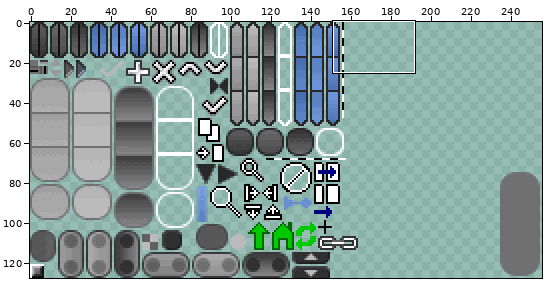
Two states of a sprite sheet, src/de/matthiasmann/twlthemeeditor/gui.png. The picture above shows the old version from afar; the outline marks the close-up.
Close-up. Old version:
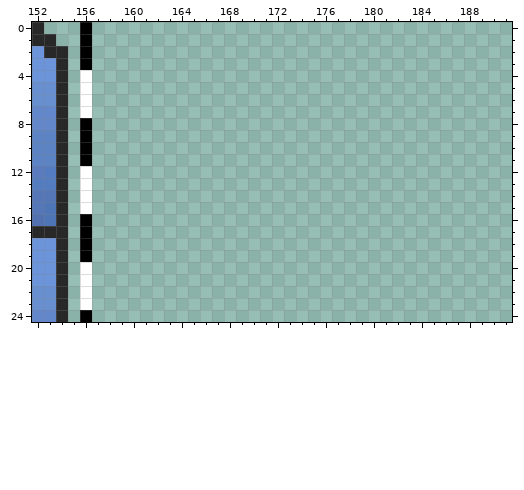
The file is 256x128 pixels. Pixels under 10% opacity are left out. Colours within 5 levels of each other are drawn and written as one. Shown: x 152..191, y 0..24. The commit also changed other parts of the picture, which this record leaves out.
Once edited:
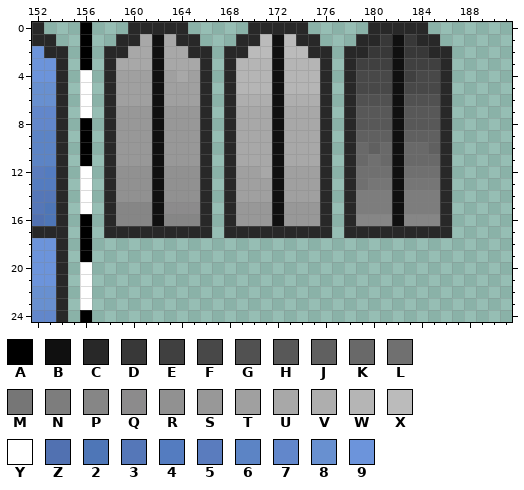
Palette (. is transparent): A #000000  B #101010  C #282828  D #383838  E #404040  F #484848  G #515151  H #585858  J #606060  K #696969  L #707070  M #767676  N #7d7d7d  P #868686  Q #8c8b8c  R #919191  S #989898  T #a0a0a0  U #a8a8a8  V #aeaeae  W #b5b5b5  X #bbbbbb  Y #ffffff  Z #5171b1  2 #4e76b7  3 #5577b8  4 #547cc0  5 #5a7cbe  6 #5c84c5  7 #6287cb  8 #6890d0  9 #6c94db
Change:
Colour B now appears in rows 1 to 16 at x 162, 172 and 182.
Colour C now appears in row 0 at x 160 to 164, 170 to 174 and 180 to 184; in row 1 at x 159 to 160, 164 to 165, 169 to 170, 174 to 175, 179 to 180 and 184 to 185; in row 2 at x 158 to 159, 165 to 166, 168 to 169, 175 to 176, 178 to 179 and 185 to 186; in rows 3 to 16 at x 158, 166, 168, 176, 178 and 186; in row 17 at x 158 to 166, 168 to 176 and 178 to 186.
Colour D now appears in row 1 at x 181 and 183; in row 2 at x 180 to 181 and 183 to 184.
Colour E now appears in row 3 at x 179 to 181 and 183 to 185; in row 4 at x 183.
Colour F now appears in row 4 at x 179 to 181 and 184 to 185; in row 5 at x 179 to 181 and 183 to 185.
Colour G now appears in row 6 at x 179 to 181 and 183 to 185.
Colour H now appears in rows 7 to 8 at x 179 to 181 and 183 to 185.
Colour J now appears in row 9 at x 179 to 181 and 183 to 185; in row 10 at x 180 and 185.
Colour K now appears in row 10 at x 179, 181 and 183 to 184; in row 11 at x 179, 181 and 183 to 185.
Colour L now appears in row 11 at x 180; in row 12 at x 179 to 181 and 183 to 185; in row 13 at x 179.
Colour M now appears in row 13 at x 180 to 181 and 183 to 185.
Colour N now appears in rows 14 to 15 at x 179 to 181 and 183 to 185.
Colour P now appears in row 15 at x 159 to 161; in row 16 at x 159 to 161, 163 to 165, 179 to 181 and 183 to 185.
Colour Q now appears in row 15 at x 163 to 165.
Colour R now appears in rows 12 to 14 at x 159 to 161 and 163 to 165.
Colour S now appears in rows 7 to 11 at x 159 to 161 and 163 to 165; in rows 15 to 16 at x 169 to 171 and 173 to 175.
Colour T now appears in row 4 at x 159 to 161, 163 and 165; in rows 5 to 6 at x 159 to 161 and 163 to 165; in row 12 at x 169 to 170 and 173 to 175; in rows 13 to 14 at x 169 to 171 and 173 to 175.
Colour U now appears in row 1 at x 161 and 163; in row 2 at x 160 to 161 and 163 to 164; in row 3 at x 159 to 161 and 163 to 165; in row 4 at x 164; in rows 7 to 11 at x 169 to 171 and 173 to 175; in row 12 at x 171.
Colour V now appears in row 6 at x 169 to 171 and 173 to 175.
Colour W now appears in rows 3 to 5 at x 169 to 171 and 173 to 175.
Colour X now appears in row 1 at x 171 and 173; in row 2 at x 170 to 171 and 173 to 174.
Changed places in both close-ups, as pixel boxes (x1, y1, x2, y2):
added: (104, 22, 452, 238)
